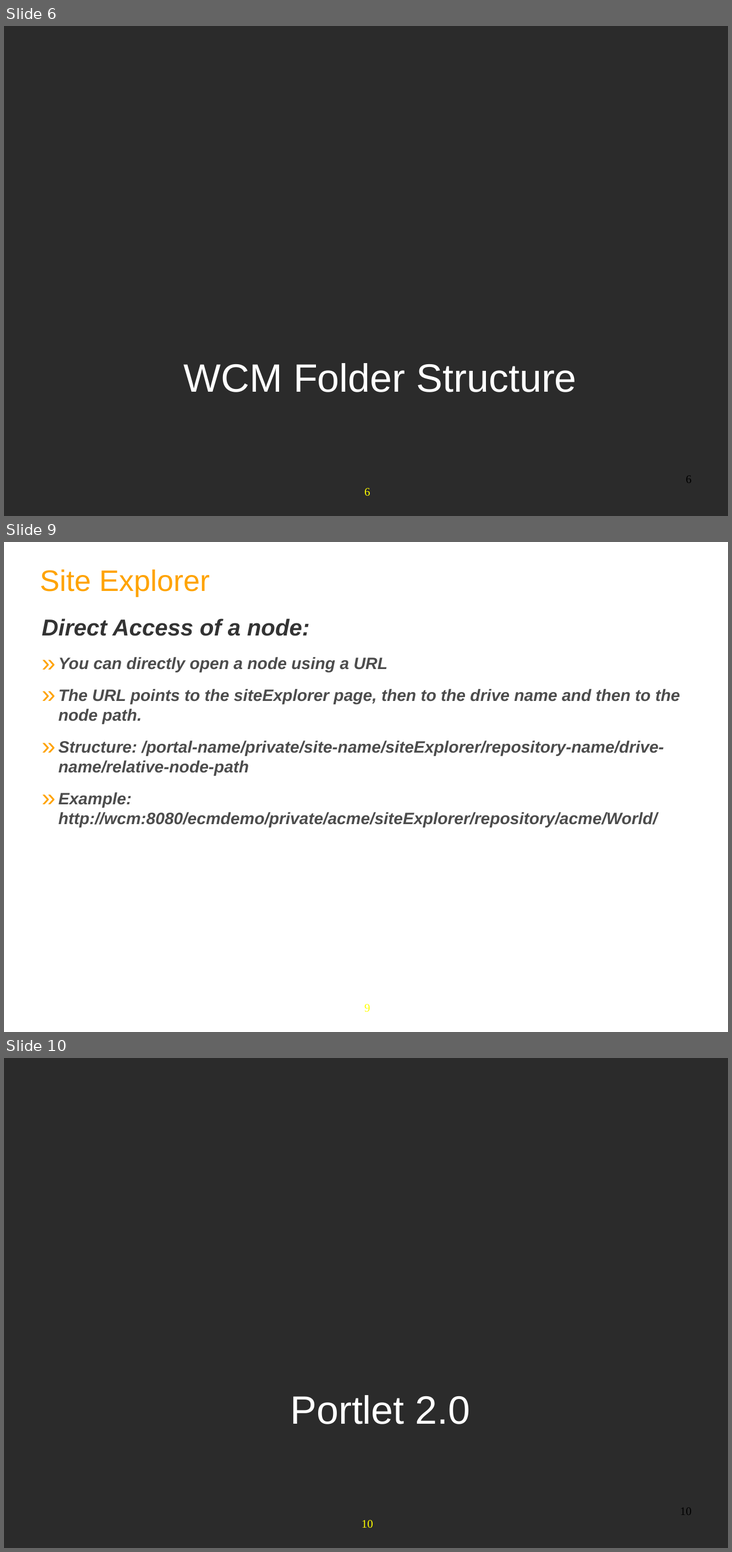
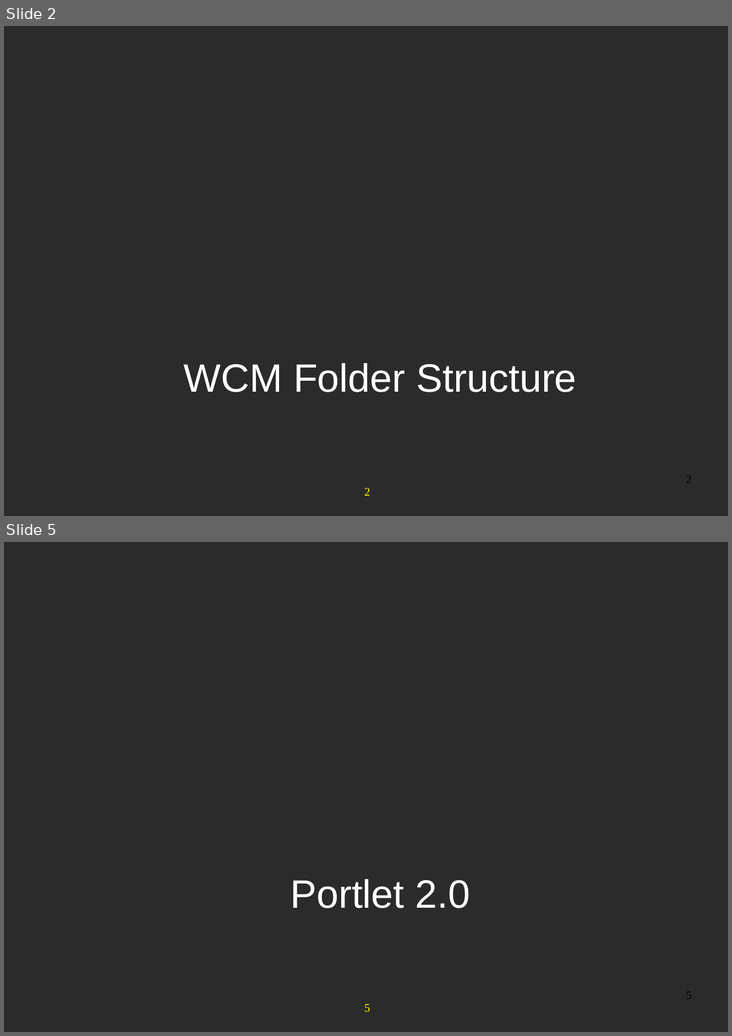
Before and after one commit to anhvurz90/training, a slide deck: slides/exo-developer/en/280-WCM-XDev-en.ppt. Shown one above the other, each under a label of ours: slides 6, 9 and 10 before the commit, slides 2 and 5 after it; the slides between them are not shown. The pictures are 732x1552 and 732x1036 pixels, drawn with LibreOffice and Linux fonts; fonts in the diff are those of the drawing; background and template pictures are left out; a plain dark background stands for a picture behind light text. Boxes give left, top, right and bottom in pixels: in the first picture for what was removed or moved away, otherwise in the second. Text is boxed around its words. In the diff, an @@ line names an element or a change of style, - is before the commit and + after.

```diff
--- a/slides/exo-developer/en/280-WCM-XDev-en.ppt
+++ b/slides/exo-developer/en/280-WCM-XDev-en.ppt
@@ slide 9 removed at (x1=4, y1=542, x2=728, y2=1032), background #FFFFFF; not listed: 1 template element that a slide beside it also shows @@
@@ text removed at (x1=40, y1=570, x2=210, y2=596) @@
-Site Explorer
@@ text removed at (x1=42, y1=618, x2=680, y2=827) @@
-Direct Access of a node:
-» You can directly open a node using a URL
-» The URL points to the siteExplorer page, then to the drive name and then to the node path.
-» Structure: /portal-name/private/site-name/siteExplorer/repository-name/drive-name/relative-node-path
-» Example: http://wcm:8080/ecmdemo/private/acme/siteExplorer/repository/acme/World/
@@ what was slide 6 is now slide 2 @@
@@ page number at (x1=685, y1=476, x2=691, y2=483): text changed @@
-6
+2
@@ page number at (x1=364, y1=488, x2=370, y2=496): text changed @@
-6
+2
@@ what was slide 10 is now slide 5 @@
@@ page number at (x1=685, y1=992, x2=691, y2=999): text changed @@
-10
+5
@@ page number at (x1=364, y1=1004, x2=370, y2=1012): text changed @@
-10
+5
```
Also in this commit, not shown: 3 slides changed, 8 other slides removed, 2 other files.
